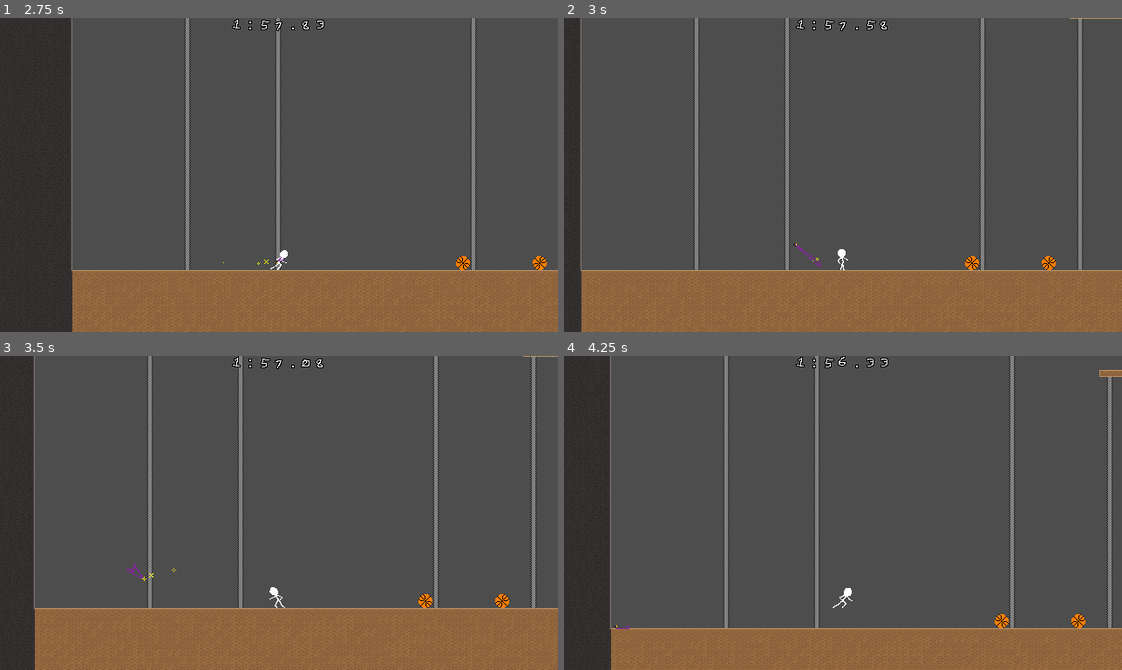
Above: before the commit, frames 1-4 (two rows, left to right).
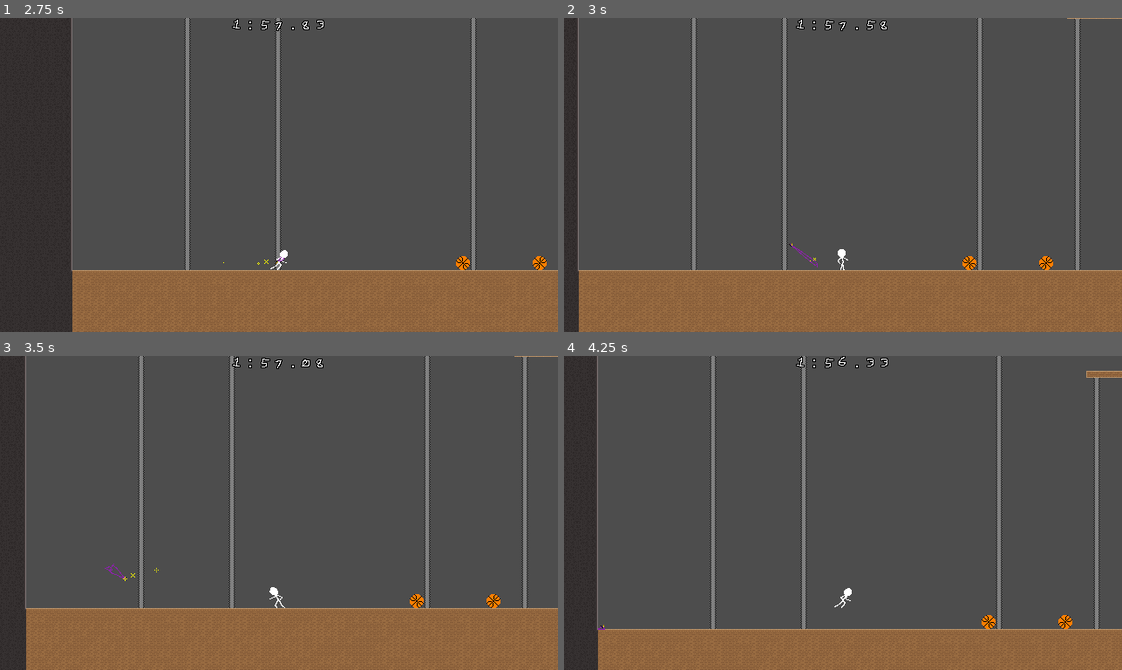
Above: after the commit, the same moments.

Repository: ncssm-mor-NyE9DoBlxs3M/platformer
Game: Godot game, scene res://Main.tscn
The game is run twice, just before and just after one commit, with the same random seed, the same clock (stepped at 60 frames per second) and the same inputs.
Inputs:
- Up to frame 1 (2.75 s): click "PLAY" at 0.5 s; hold Right (right) from 1.28 s (still down); tap X (throw) at 1.35, 2.1 s; tap Z (jump) at 1.52, 2.27 s
- Up to frame 2 (3 s): release Right (right) at 2.78 s; hold Left (left) from 2.78 s (still down); tap X (throw) at 2.85 s
- Up to frame 3 (3.5 s): keep holding Left (left)
- Up to frame 4 (4.25 s): release Left (left) at 3.53 s; hold Right (right) from 3.53 s (still down); tap X (throw) at 3.6 s; tap Z (jump) at 3.77 s

Frame 1 is identical in both runs. In frame 2, 4.7% of the frame differs, in the area x 2-94%, y 0-100%; in frame 3, 9.9%; in frame 4, 12%, in the area x 5-100%, y 0-100%.

Commit message:
tweak: further improve key formula

Diff:
--- a/player.gd
+++ b/player.gd
@@ -75,7 +75,7 @@
 	if has_keys:
 		door_check(delta)
 		if Input.is_action_just_pressed("throw") and has_control:
-			var direction: Vector2 = Input.get_vector("left", "right", "up", "down")*key_throw_speed
+			var direction: Vector2 = Input.get_vector("left", "right", "up", "down")*max(key_throw_speed, velocity.length())
 			if direction.y == 0: direction -= Vector2(0, key_bonus_upward)
 			has_keys = false
 			var keys := preload("res://objects/Key.tscn").instantiate()
